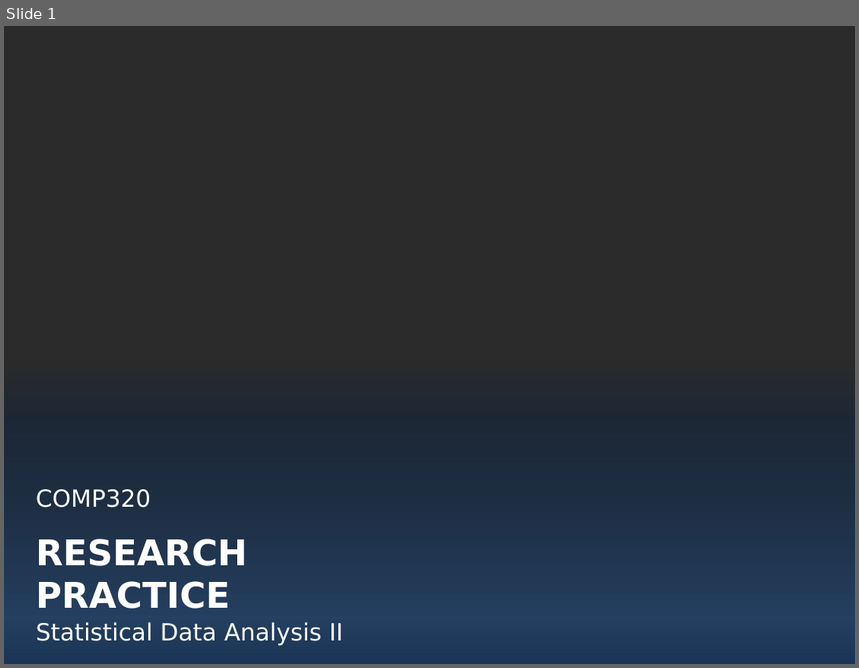
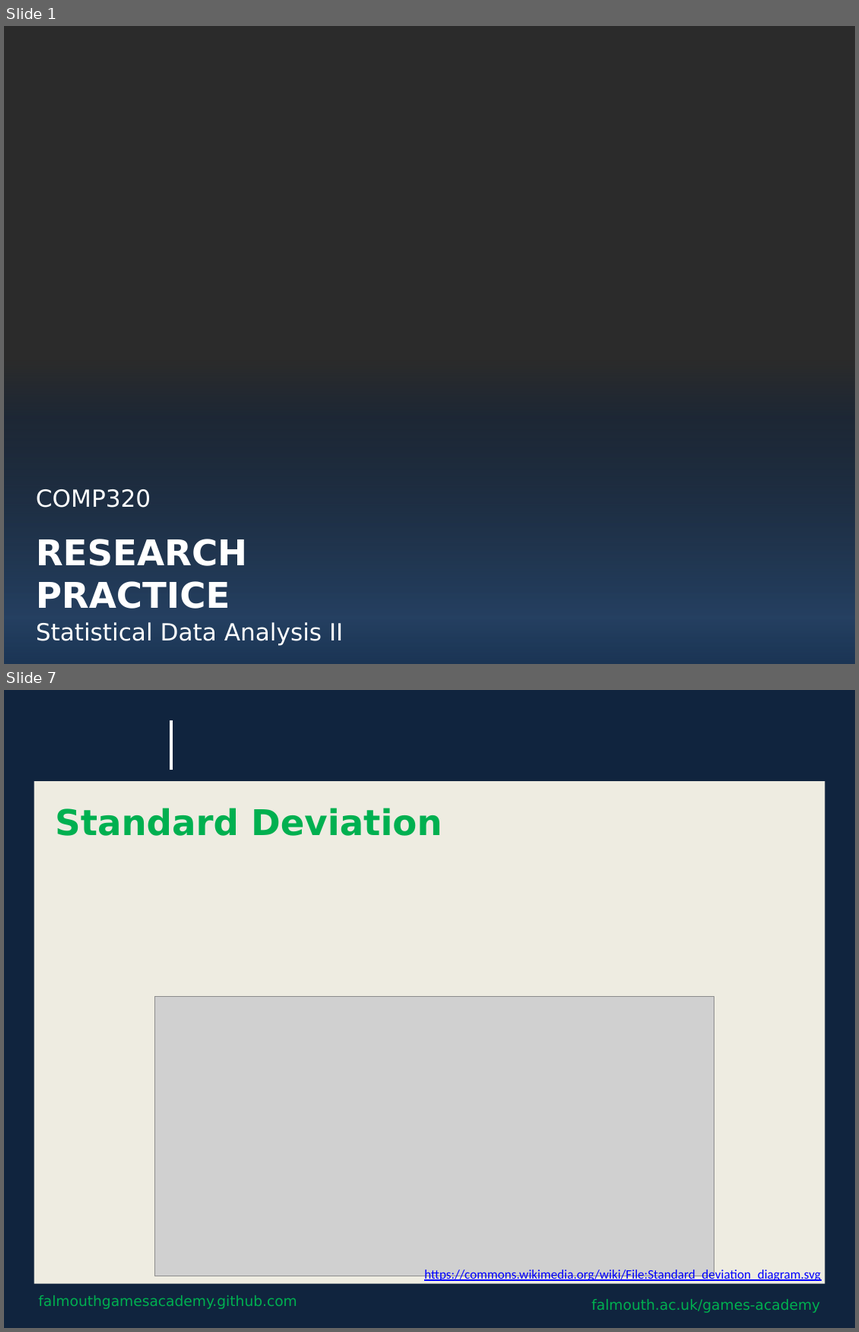
Before and after one commit to Falmouth-Games-Academy/bsc-course-materials, a slide deck: COMP320/10/2019-20-COMP320-10-session-materials.pptx. Shown one above the other, each under a label of ours: slide 1 before the commit, slides 1 and 7 after it; the slides between them are not shown. The pictures are 859x668 and 859x1332 pixels, drawn with LibreOffice and Linux fonts; fonts in the diff are those of the drawing; grey boxes stand for pictures; background and template pictures are left out; a plain dark background stands for a picture behind light text. Boxes give left, top, right and bottom in pixels: in the first picture for what was removed or moved away, otherwise in the second. Text is boxed around its words. In the diff, an @@ line names an element or a change of style, - is before the commit and + after.

```diff
--- a/COMP320/10/2019-20-COMP320-10-session-materials.pptx
+++ b/COMP320/10/2019-20-COMP320-10-session-materials.pptx
@@ slide 7 added at [4,690,855,1328], background #0F243E @@
@@ line added from (172, 720) to (172, 769), #FFFFFF 2.5 pt @@
@@ rectangle added at [34,781,825,1284], fill #EEECE1 @@
@@ title added at [55,808,443,836], 30 pt, text #00B050, bold @@
+Standard Deviation
@@ picture added at [154,996,714,1277] @@
@@ text added at [424,1268,821,1281], 11 pt, text #0000FF, underline @@
+https://commons.wikimedia.org/wiki/File:Standard_deviation_diagram.svg
@@ text added at [38,1296,297,1309], 12 pt, text #00B050 @@
+falmouthgamesacademy.github.com
@@ text added at [591,1300,820,1313], 12 pt, text #00B050 @@
+falmouth.ac.uk/games-academy
```
Also in this commit, not shown: 28 other slides added, 2 other files.
